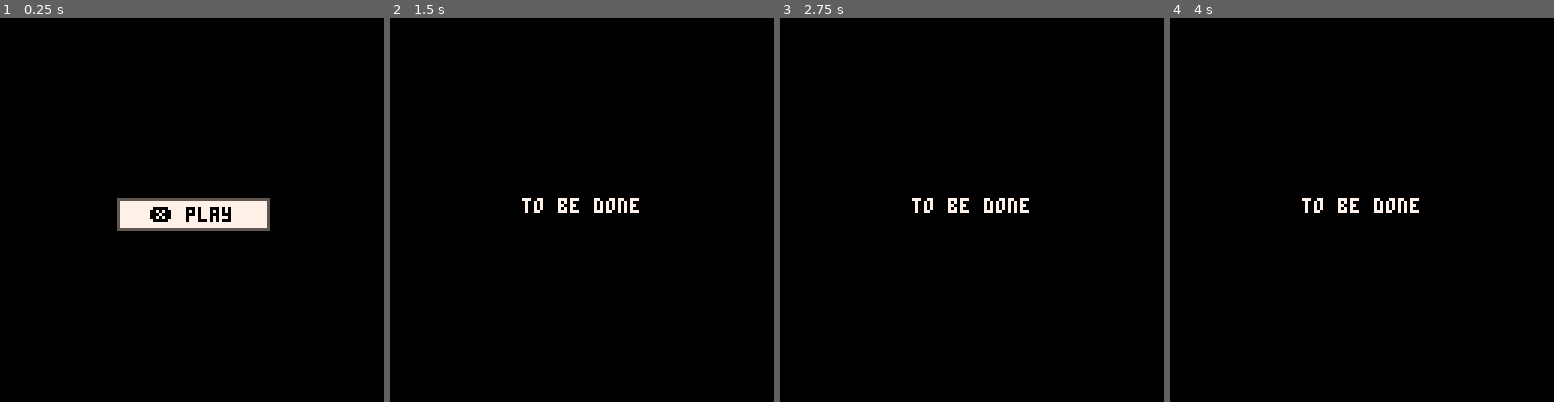
Above: before the commit, frames 1-4 (left to right).
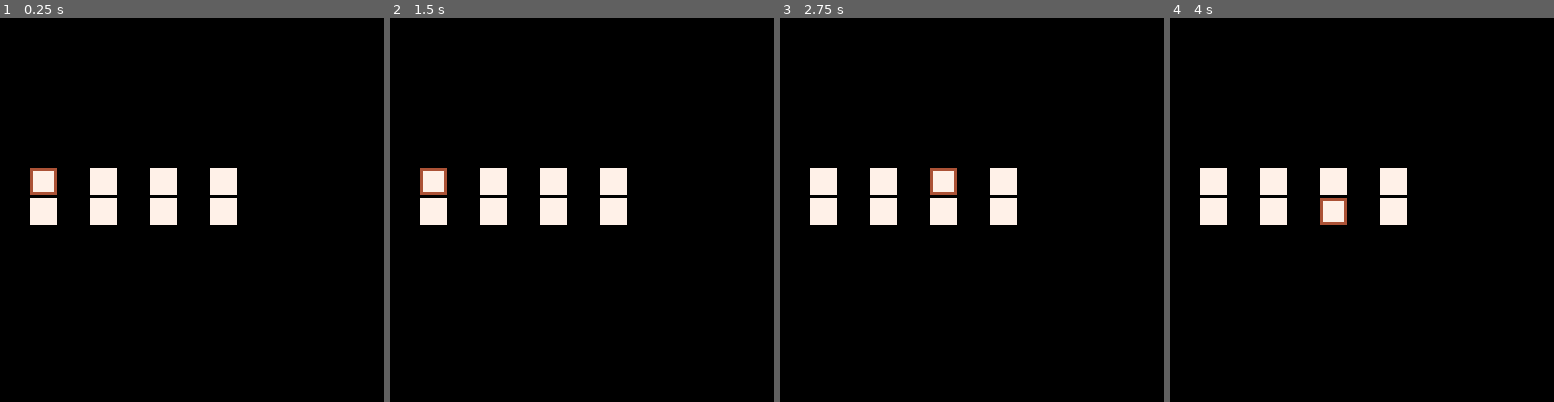
Above: after the commit, the same moments.

Repository: Ori-Rowan/mini-jam-204-cafe
Game: PICO-8 cartridge cafe-untitled.p8
The game is run twice, just before and just after one commit, with the same random seed, the same clock (stepped at 60 frames per second) and the same inputs.
Inputs:
- Up to frame 1 (0.25 s): no input
- Up to frame 2 (1.5 s): tap X (X key) at 0.33, 1.07 s; tap O (Z key) at 0.7 s
- Up to frame 3 (2.75 s): hold Right 1.6-2.1 s; tap O (Z key) at 1.7, 2.1, 2.5 s; tap X (X key) at 1.85 s; hold Up 2.15-2.42 s; hold Right from 2.47 s (still down)
- Up to frame 4 (4 s): tap O (Z key) at 2.9, 3.3, 3.7 s; tap X (X key) at 2.97 s; release Right at 3.03 s; hold Left 3.08-3.58 s; hold Down 3.63-3.97 s

The runs differ from the first frame. In frame 1, 5.7% of the frame differs, in the area x 7-71%, y 39-56%; in frame 2, 4.0%; in frame 3, 4.0%; in frame 4, 4.0%.

Commit message:
bar controls (interactive grid system)

Diff:
--- a/cafe-untitled.p8
+++ b/cafe-untitled.p8
@@ -4,8 +4,20 @@
 #include config.p8.lua
 #include src\oris_toolbox_mini.p8.lua
 #include src\main.p8.lua
+#include src\core\event_system.p8.lua
+#include src\gameplay\grid_system\grid_system.p8.lua
+#include src\gameplay\grid_system\grid_item.p8.lua
+#include src\gameplay\bar_tiems\coffee_machine.p8.lua
+#include src\gameplay\bar_tiems\cookbook.p8.lua
+#include src\gameplay\bar_tiems\ingredient.p8.lua
+#include src\gameplay\bar_tiems\workstation.p8.lua
+#include src\gameplay\bar_tiems\product_stand.p8.lua
+#include src\enums\ingredients_enum.p8.lua
+#include src\enums\recipies_enum.p8.lua
 #include src\scenes\menu_scene.p8.lua
 #include src\scenes\game_scene.p8.lua
+
+
 
 
 __gfx__
--- /dev/null
+++ b/src/core/event_system.p8.lua
@@ -0,0 +1,38 @@
+EventSystem = {
+    events = {},
+    listeners = {}
+}
+
+function EventSystem:update()
+    foreach(self.listeners, function (l)
+        foreach(self.events, function (e)
+            if (l.event == e.event) l.func(e.props)
+        end)
+    end)
+    self.events = {}
+end
+
+function EventSystem:add_listener(event, func)
+    assert(type(func) == "function")
+    add(self.listeners,{
+        event = event,
+        func = func
+    })
+end
+
+function EventSystem:emit(event, props, reactive)
+    reactive = reactive or true
+    local payload = props
+
+    if not reactive and props then
+        payload = copy_table(props)
+    end
+
+    log("Event emitted: "..tostr(event))
+    add(self.events, {event=event, props=payload})
+end
+
+function EventSystem:clear()
+    self.events = {}
+    self.listeners = {}
+end
--- /dev/null
+++ b/src/enums/ingredients_enum.p8.lua
@@ -0,0 +1,6 @@
+INGREDIENTS_ENUM = {
+    COFFEE_BEANS = "coffee beans",
+    MILK = "milk",
+    CHOCOLATE = "chocole",
+    BERRY_SYRUP = "berry syrup",
+}
--- /dev/null
+++ b/src/enums/recipies_enum.p8.lua
@@ -0,0 +1,54 @@
+RECIPIES_ENUM = {
+    ESPRESSO = {
+        name = "espresso",
+        ingredients = {
+            INGREDIENTS_ENUM.COFFEE_BEANS
+        },
+    },
+    CAPPUCCINO = {
+        name = "cappucino",
+        ingredients = {
+            INGREDIENTS_ENUM.COFFEE_BEANS,
+            INGREDIENTS_ENUM.MILK
+        },
+    },
+    LATTE = {
+        name = "latte",
+        ingredients = {
+            INGREDIENTS_ENUM.COFFEE_BEANS,
+            INGREDIENTS_ENUM.MILK,
+            INGREDIENTS_ENUM.MILK,
+        },
+    },
+    HOT_CHOCOLATE = {
+        name = "hot chocolate",
+        ingredients = {
+            INGREDIENTS_ENUM.CHOCOLATE,
+            INGREDIENTS_ENUM.MILK,
+        },
+    },
+    BLOODY_GOOD_COFFEE = {
+        name = "bloody good coffee",
+        ingredients = {
+            INGREDIENTS_ENUM.COFFEE_BEANS,
+            INGREDIENTS_ENUM.COFFEE_BEANS,
+            INGREDIENTS_ENUM.MILK,
+            INGREDIENTS_ENUM.BERRY_SYRUP
+        },
+    },
+    SPECIAL_DRINK = {
+        name = "special drink",
+        ingredients = {
+            INGREDIENTS_ENUM.COFFEE_BEANS,
+            INGREDIENTS_ENUM.MILK,
+            INGREDIENTS_ENUM.CHOCOLATE,
+            INGREDIENTS_ENUM.BERRY_SYRUP
+        },
+    },
+    BAD_DRINK = {
+        name = "bad drink",
+        ingredients = {
+            "impossible"
+        },
+    }
+}
--- /dev/null
+++ b/src/gameplay/bar_tiems/coffee_machine.p8.lua
@@ -0,0 +1,89 @@
+CoffeeMachine = {}
+setmetatable(CoffeeMachine, GridItem)
+CoffeeMachine.__index = CoffeeMachine
+
+function CoffeeMachine:new(t)
+    local tbl = GridItem:new(t)
+    setmetatable(tbl, self)
+
+    tbl.ingredients = {}
+    tbl.brewing = false
+    tbl.brew_time = tbl.brew_time or 90
+    tbl.brew_timer = 0
+    tbl.product = nil
+
+    assert(tbl.product_stand)
+
+    EventSystem:add_listener("start_brewing", function (props)
+        tbl:handle_start_brewing(props)
+    end)
+    return tbl
+end
+
+function CoffeeMachine:interact()
+    if self.product == nil then
+        log("coffee machine is empty")
+        return
+    elseif self.brewing then
+        log("coffe machine is brewing")
+        return
+    elseif self.product_stand.product != nil then
+        log("product stand is full")
+        return
+    end
+    EventSystem:emit("get_product", {product = self.product})
+    self.product = nil
+end
+
+function CoffeeMachine:update()
+    if self.brewing then
+        self.brew_timer-=1
+        if self.brew_timer == 0 then
+            log("brewing finished: "..self.product.name)
+            self.brewing=false
+        end
+    end
+end
+
+function CoffeeMachine:get_recipie()
+    -- for ingredient in all(self.ingredients) do
+    --     log(ingredient)
+    -- end
+
+    for name, recipie in pairs(RECIPIES_ENUM) do
+        local match = self:check_recipie(recipie)
+        if match then
+            -- log("recipie matched: ".. recipie.name)
+            return recipie
+        end
+        -- log("recipie didnt match: ".. recipie.name)
+    end
+    log("no recipie match")
+    return RECIPIES_ENUM.BAD_DRINK
+end
+
+function CoffeeMachine:check_recipie(recipie)
+    local cm_ingredients = copy_table(self.ingredients)
+    for r_ingredient in all(recipie.ingredients) do
+        local ingredient_match = false
+        for cm_ingredient in all(cm_ingredients) do
+            if cm_ingredient == r_ingredient then
+                ingredient_match = true
+                del(cm_ingredients, cm_ingredient)
+                break
+            end
+        end
+        if (ingredient_match==false) return false
+    end
+    return #cm_ingredients == 0
+end
+
+
+function CoffeeMachine:handle_start_brewing(props)
+    self.ingredients = props.ingredients
+    self.brewing = true
+    self.brew_timer = self.brew_time
+    self.product = self:get_recipie()
+    self.ingredients = {}
+    log("cofee machine start brewing: "..self.product.name)
+end
--- /dev/null
+++ b/src/gameplay/bar_tiems/cookbook.p8.lua
@@ -0,0 +1,14 @@
+Cookbook = {}
+setmetatable(Cookbook, GridItem)
+Cookbook.__index = Cookbook
+
+function Cookbook:new(t)
+    local tbl = GridItem:new(t)
+    setmetatable(tbl, self)
+
+    return tbl
+end
+
+function Cookbook:interact()
+    log("cookbook interaction (not done)")
+end
--- /dev/null
+++ b/src/gameplay/bar_tiems/ingredient.p8.lua
@@ -0,0 +1,17 @@
+Ingredient = {}
+setmetatable(Ingredient, GridItem)
+Ingredient.__index = Ingredient
+
+function Ingredient:new(t)
+    local tbl = GridItem:new(t)
+    setmetatable(tbl, self)
+
+    assert(tbl.ingredient)
+
+    return tbl
+end
+
+function Ingredient:interact()
+    log("Ingredient: "..self.ingredient)
+    EventSystem:emit("add_ingredient", {ingredient=self.ingredient})
+end
--- /dev/null
+++ b/src/gameplay/bar_tiems/product_stand.p8.lua
@@ -0,0 +1,35 @@
+ProductStand = {}
+setmetatable(ProductStand, GridItem)
+ProductStand.__index = ProductStand
+
+function ProductStand:new(t)
+    local tbl = GridItem:new(t)
+    setmetatable(tbl, self)
+
+    tbl.ingredients = {}
+    self.product = nil
+
+    EventSystem:add_listener("get_product", function (props)
+        tbl:handle_get_product(props)
+    end)
+
+    return tbl
+end
+
+function ProductStand:interact()
+    if self.product == nil then
+        log("product stand is empty")
+        return
+    end
+    self:serve()
+end
+
+function ProductStand:serve()
+    EventSystem:emit("serve_product", {product = product})
+    self.product = nil
+end
+
+
+function ProductStand:handle_get_product(props)
+    self.product = props.product
+end
--- /dev/null
+++ b/src/gameplay/bar_tiems/workstation.p8.lua
@@ -0,0 +1,32 @@
+Workstation = {}
+setmetatable(Workstation, GridItem)
+Workstation.__index = Workstation
+
+function Workstation:new(t)
+    local tbl = GridItem:new(t)
+    setmetatable(tbl, self)
+
+    assert(tbl.coffe_machine)
+    tbl.ingredients = {}
+    EventSystem:add_listener("add_ingredient", function (props)
+        tbl:handle_add_ingredient(props)
+    end)
+
+    return tbl
+end
+
+function Workstation:interact()
+    if #self.ingredients == 0 then
+        log("no ingredients in working station")
+        return
+    elseif self.coffe_machine.brewing then
+        log("cofee machine already brewing")
+        return
+    end
+    EventSystem:emit("start_brewing", {ingredients = self.ingredients})
+    self.ingredients = {}
+end
+
+function Workstation:handle_add_ingredient(props)
+    add(self.ingredients, props.ingredient)
+end
--- /dev/null
+++ b/src/gameplay/grid_system/grid_item.p8.lua
@@ -0,0 +1,28 @@
+GridItem = {}
+GridItem.__index = GridItem
+
+function GridItem:new(t)
+    t = t or {}
+    local tbl = copy_table(t)
+
+    setmetatable(tbl, self)
+
+    assert(tbl.pos)
+    assert(tbl.draw_pos)
+
+    return tbl
+end
+
+function GridItem:draw()
+    local x,y = self.draw_pos.x,self.draw_pos.y
+    rectfill(x, y, x+8, y+8, 7)
+end
+
+function GridItem:draw_pointer()
+    local x,y = self.draw_pos.x,self.draw_pos.y
+    rect(x, y, x+8, y+8, 4)
+end
+
+function GridItem:interact()
+    log("No interact function", "WARNING")
+end
--- /dev/null
+++ b/src/gameplay/grid_system/grid_system.p8.lua
@@ -0,0 +1,56 @@
+GridSystem = {}
+GridSystem.__index = GridSystem
+
+function GridSystem:new(t)
+    t = t or {}
+    local tbl = copy_table(t)
+
+    setmetatable(tbl, self)
+
+    tbl.pointer = tbl.pointer or 1
+    assert(tbl.items)
+
+    return tbl
+end
+
+function GridSystem:update()
+    self:move_pointer()
+    self:interact()
+    foreach(self.items, function (i)
+        if (type(i.update) == "function") i:update()
+    end)
+end
+
+function GridSystem:draw()
+    foreach(self.items, function (e)
+        e:draw()
+    end)
+    self.items[self.pointer]:draw_pointer()
+end
+
+function GridSystem:move_pointer()
+    local pos = copy_table(self.items[self.pointer].pos)
+
+    if btnp(0) then
+        pos.x-=1
+    end
+    if btnp(1) then
+        pos.x+=1
+    end
+    if btnp(2) then
+        pos.y-=1
+    end
+    if btnp(3) then
+        pos.y+=1
+    end
+
+    for k,v in pairs(self.items) do
+        if (v.pos.x==pos.x and v.pos.y==pos.y) self.pointer=k
+    end
+end
+
+function GridSystem:interact()
+    if btnp(5) then
+        self.items[self.pointer]:interact()
+    end
+end
--- a/src/main.p8.lua
+++ b/src/main.p8.lua
@@ -1,10 +1,11 @@
 
 function _init()
-    SceneManager:enter_scene(MenuScene)
+    SceneManager:enter_scene(GameScene)
 end
 
 function _update()
     SceneManager:update()
+    EventSystem:update()
 end
 
 function _draw()
--- a/src/scenes/game_scene.p8.lua
+++ b/src/scenes/game_scene.p8.lua
@@ -11,6 +11,71 @@
     return tbl
 end
 
+
+function GameScene:update()
+    self.grid_system:update()
+    -- EventSystem:update()
+end
+
 function GameScene:draw()
-    print_align_center("to be done",0,60,128,7)
+    self.grid_system:draw()
 end
+
+function GameScene:enter()
+
+    EventSystem:clear()
+
+
+
+    local product_stand = ProductStand:new({
+        pos = {x = 3, y =1},
+        draw_pos = {x=70, y=60}
+    })
+    local coffe_machine = CoffeeMachine:new({
+        pos = {x=3, y=0},
+        draw_pos = {x=70, y=50},
+        product_stand = product_stand
+    })
+    local workstation = Workstation:new({
+        pos = {x=2, y=0},
+        draw_pos = {x=50, y=50},
+        coffe_machine = coffe_machine
+    })
+    local cookbook = Cookbook:new({
+        pos = {x = 2, y =1},
+        draw_pos = {x=50, y=60}
+    })
+
+     local grid_items={
+        Ingredient:new({
+            pos = {x=0, y=0},
+            draw_pos = {x=10, y=50},
+            ingredient = INGREDIENTS_ENUM.COFFEE_BEANS
+        }),
+        Ingredient:new({
+            pos = {x=0, y=1},
+            draw_pos = {x=10, y=60},
+            ingredient = INGREDIENTS_ENUM.CHOCOLATE
+        }),
+        Ingredient:new({
+            pos = {x=1, y=0},
+            draw_pos = {x=30, y=50},
+            ingredient = INGREDIENTS_ENUM.MILK
+        }),
+        Ingredient:new({
+            pos = {x=1, y=1},
+            draw_pos = {x=30, y=60},
+            ingredient = INGREDIENTS_ENUM.BERRY_SYRUP
+        }),
+        workstation,
+        cookbook,
+        coffe_machine,
+        product_stand
+    }
+
+    self.grid_system = GridSystem:new({
+        items = grid_items
+    })
+
+
+end
